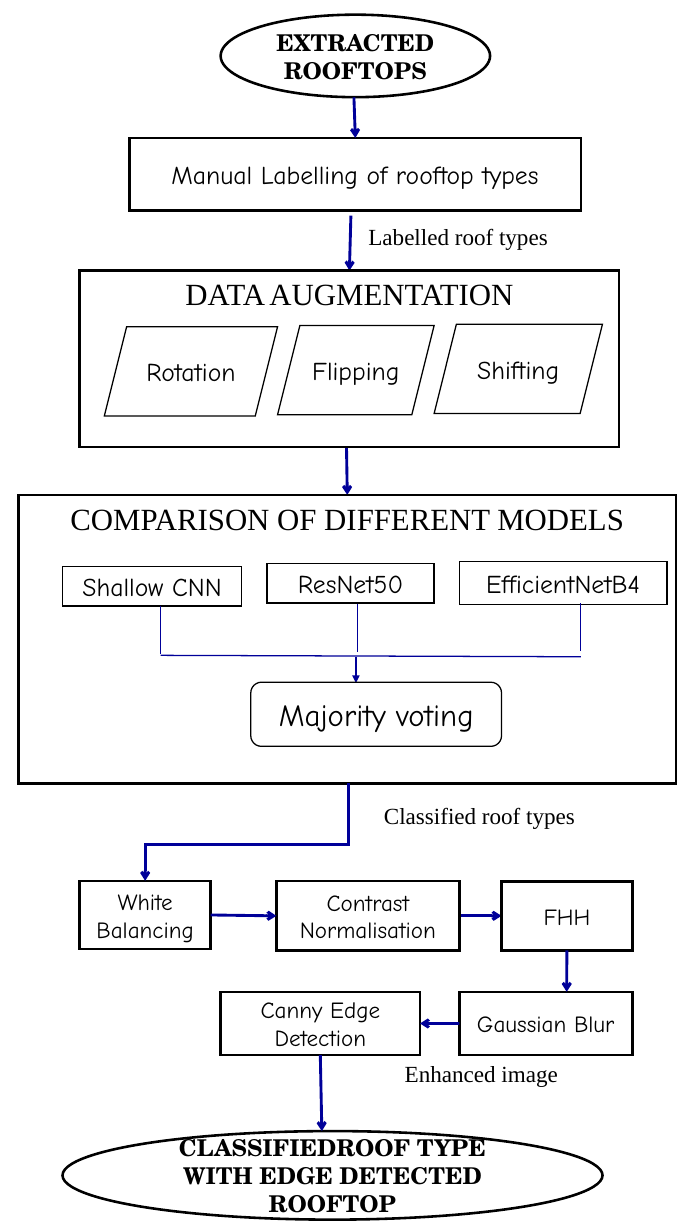
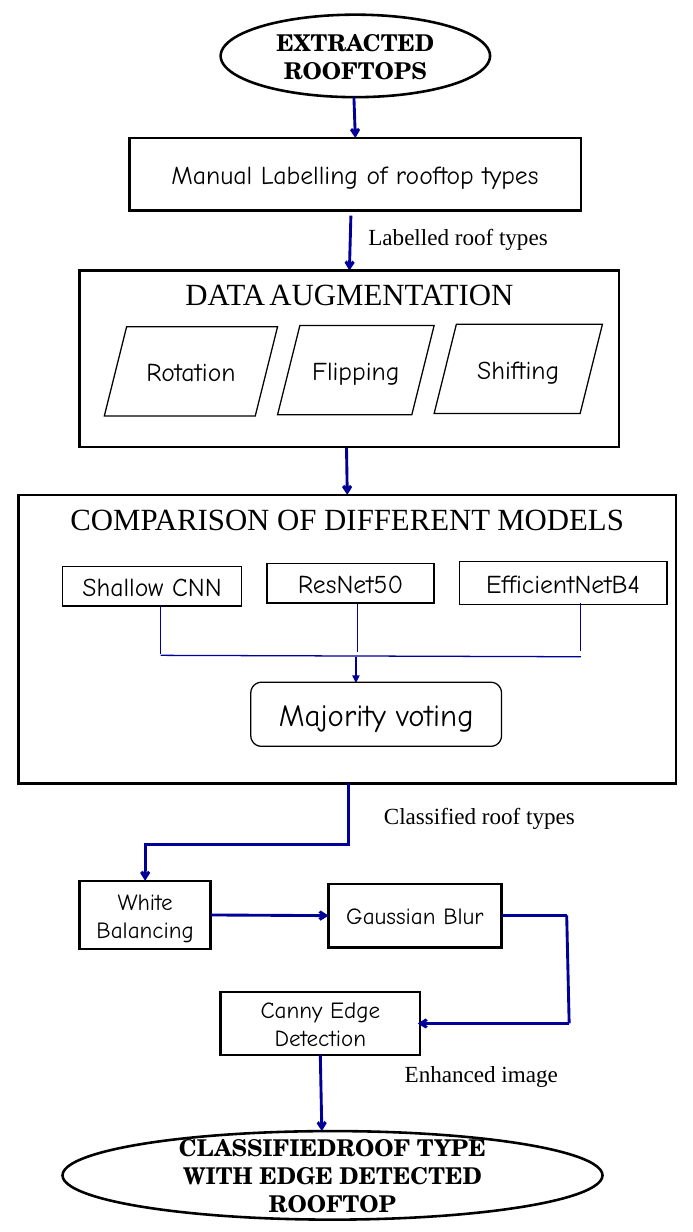
Before and after one commit to BashCache/FYP-SolarPanel, a slide deck: slide 1 of Review/Review1/Module Designs/Mod2.pptx. Drawn at 693x1232 pixels with LibreOffice and Linux fonts; fonts in the diff are those of the drawing. Boxes give left, top, right and bottom in pixels: in the first picture for what was removed or moved away, otherwise in the second. Text is boxed around its words. In the diff, an @@ line names an element or a change of style, - is before the commit and + after.

```diff
--- a/Review/Review1/Module Designs/Mod2.pptx
+++ b/Review/Review1/Module Designs/Mod2.pptx
@@ rectangle removed at (276,881,459,951) @@
-Contrast Normalisation
@@ rectangle "Gaussian Blur": place and size @@
-rectangle "Gaussian Blur" at (459,991,632,1055)
+rectangle "Gaussian Blur" at (329,884,502,948)
@@ rectangle removed at (502,881,633,951) @@
-FHH
@@ arrow moved from (211, 915) - (276, 916) to (211, 915) - (329, 916) @@
@@ arrow moved from (459, 916) - (502, 916) to (502, 916) - (566, 916) @@
@@ arrow (502, 916) - (566, 916): arrow to line @@
@@ line added from (566, 916) to (569, 1024), #000099 2.25 pt @@
@@ arrow moved from (567, 951) - (566, 991) to (569, 1024) - (418, 1024) @@
@@ arrow removed from (459, 1024) to (420, 1024) @@
```
Also in this commit, not shown: 4 other files.
